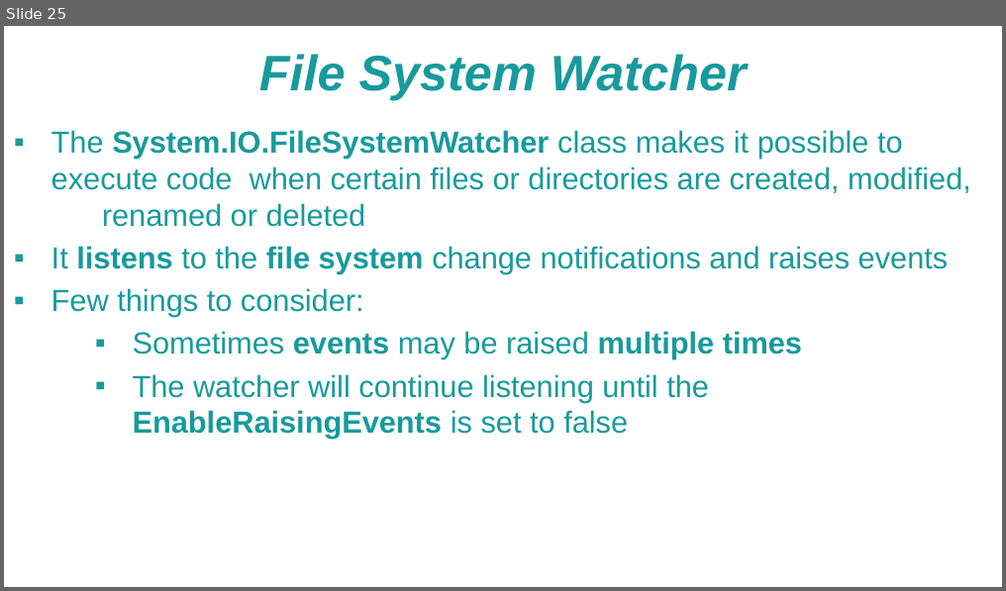
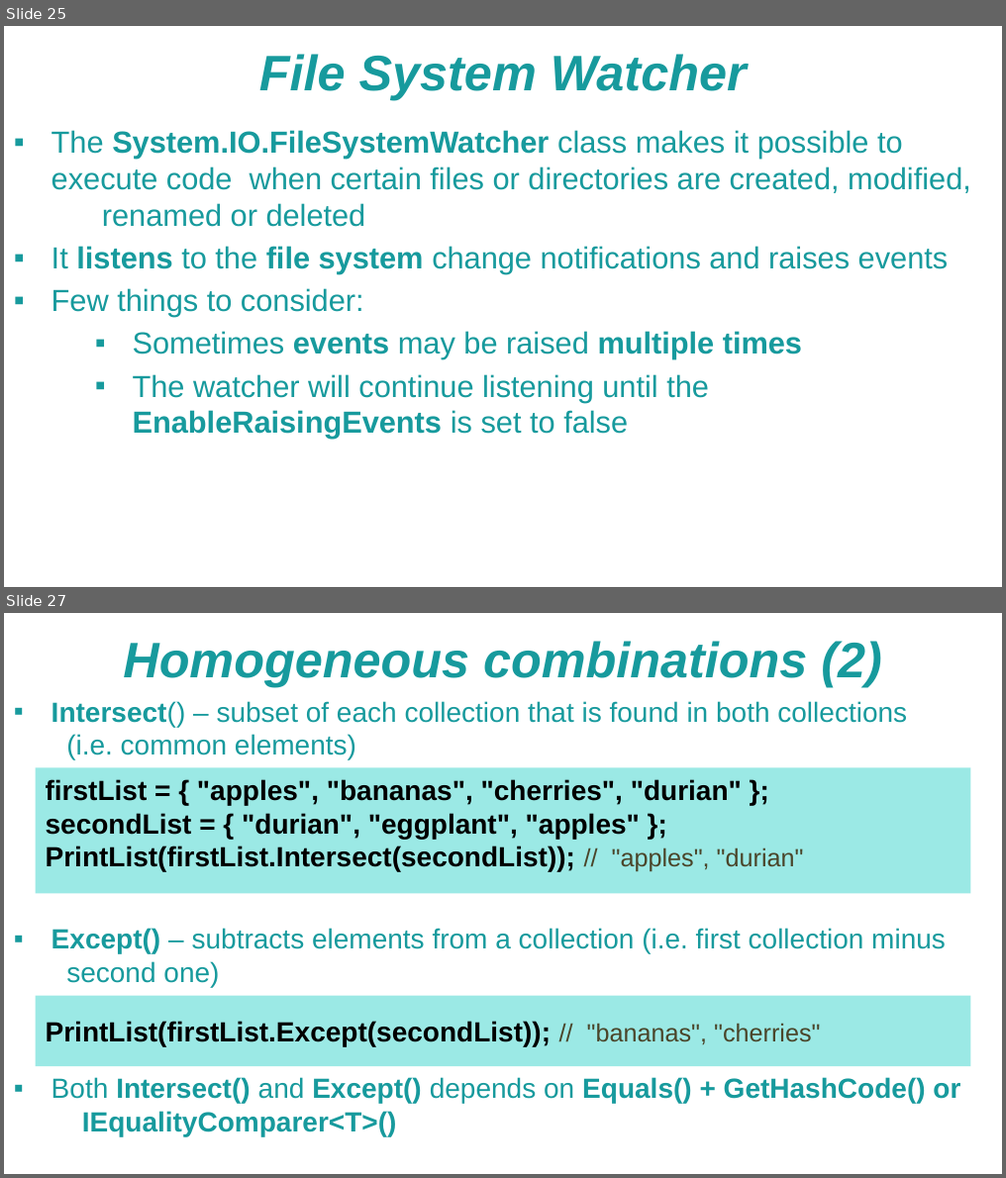
Before and after one commit to NaskoIT/CSharp-In-Depth, a slide deck: C# Tips and Tricks.pptx. Shown one above the other, each under a label of ours: slide 25 before the commit, slides 25 and 27 after it; the slides between them are not shown. The pictures are 1006x591 and 1006x1178 pixels, drawn with LibreOffice and Linux fonts; fonts in the diff are those of the drawing; background and template pictures are left out. Boxes give left, top, right and bottom in pixels: in the first picture for what was removed or moved away, otherwise in the second. Text is boxed around its words. In the diff, an @@ line names an element or a change of style, - is before the commit and + after.

```diff
--- a/C# Tips and Tricks.pptx
+++ b/C# Tips and Tricks.pptx
@@ slide 27 added at box(4, 613, 1002, 1174), background picture (left out) @@
@@ text added at box(123, 641, 882, 687), 36 pt, text #179A9D, bold, italic @@
+Homogeneous combinations (2)
@@ text added at box(52, 701, 960, 1137), 20 pt, text #179A9D @@
+▪ Intersect() – subset of each collection that is found in both collections (i.e. common elements)
+▪ Except() – subtracts elements from a collection (i.e. first collection minus second one)
+▪ Both Intersect() and Except() depends on Equals() + GetHashCode() or IEqualityComparer<T>()
@@ rectangle added at box(35, 767, 970, 893), fill #38D4CD at 50% opacity, 20 pt, text #000000, bold @@
+firstList = { "apples", "bananas", "cherries", "durian" };
+secondList = { "durian", "eggplant", "apples" };
+PrintList(firstList.Intersect(secondList)); // "apples", "durian"
@@ rectangle added at box(35, 996, 970, 1067), fill #38D4CD at 50% opacity, 20 pt, text #000000, bold @@
+PrintList(firstList.Except(secondList)); // "bananas", "cherries"
```
Also in this commit, not shown: 2 other slides added, 4 other files.
